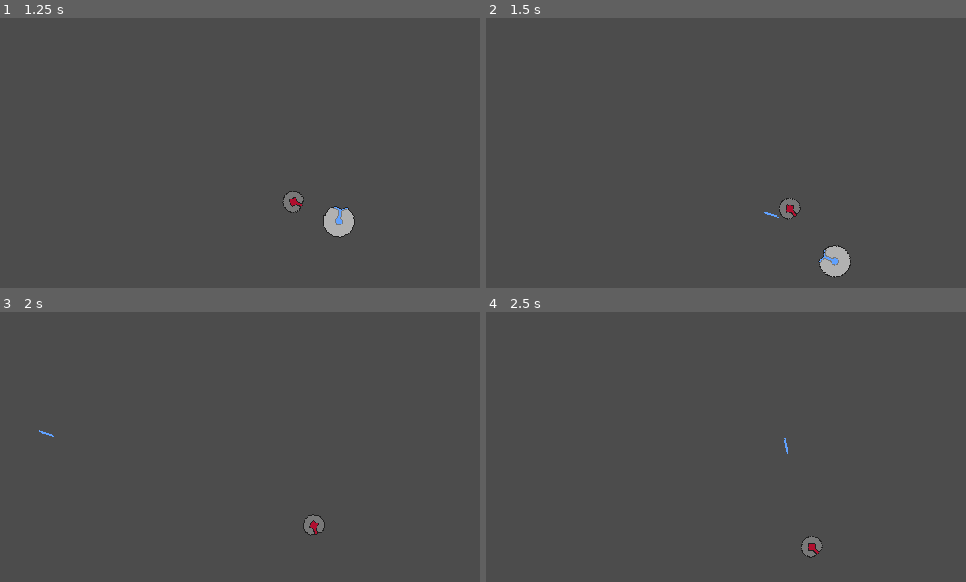
Above: before the commit, frames 1-4 (two rows, left to right).
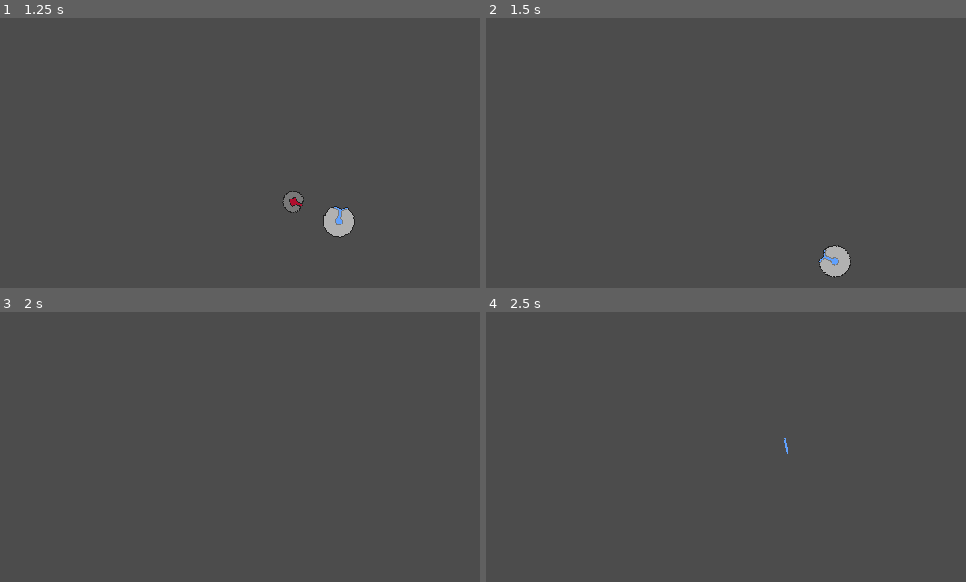
Above: after the commit, the same moments.

Repository: PKGaspi/ACMUPM-GameDevIntro
Game: Godot game, scene res://Main.tscn
Same seed, same stepped clock (60 frames per second), same inputs: the game is played once before the commit and once after it.
Inputs (mouse positions are in pixels of both pictures, inside the frame that each line leads up to):
- Up to frame 1 (1.25 s): move the mouse to (345, 139) at 0.52 s; press the mouse at (345, 139) at 0.53 s; hold D (move_right) from 0.53 s (still down)
- Up to frame 2 (1.5 s): move the mouse to (630, 166) at 1.27 s; release D (move_right) at 1.28 s; release the mouse at (630, 166) at 1.28 s; hold S (move_down) from 1.28 s (still down); click (630, 166) at 1.35 s
- Up to frame 3 (2 s): keep holding S (move_down)
- Up to frame 4 (2.5 s): move the mouse to (774, 387) at 2.02 s; release S (move_down) at 2.03 s; press the mouse at (774, 387) at 2.03 s; hold D (move_right) from 2.03 s (still down)

Frame 1 is identical in both runs. In frame 2, 0.3% of the frame differs, in the area x 57-66%, y 66-75%; in frame 3, 0.3%, in the area x 8-68%, y 43-83%; in frame 4, 0.3%.

Commit message:
Implemented collisions and hp

Diff:
--- a/Bullet.gd
+++ b/Bullet.gd
@@ -17,3 +17,9 @@
 func _on_VisibilityNotifier2D_screen_exited() -> void:
 	# La bala se ha salido de la pantalla.
 	queue_free() # Borrar esta instancia.
+
+
+func _on_Bullet_body_entered(body: Node) -> void:
+	if body.has_method("take_damage"):
+		body.take_damage()
+		queue_free()
--- a/Bullet.tscn
+++ b/Bullet.tscn
@@ -7,6 +7,8 @@
 extents = Vector2( 7, 1.5 )
 
 [node name="Bullet" type="Area2D"]
+collision_layer = 4
+collision_mask = 2
 script = ExtResource( 2 )
 
 [node name="Sprite" type="Sprite" parent="."]
@@ -17,4 +19,5 @@
 
 [node name="VisibilityNotifier2D" type="VisibilityNotifier2D" parent="."]
 rect = Rect2( -10, -2, 20, 4 )
+[connection signal="body_entered" from="." to="." method="_on_Bullet_body_entered"]
 [connection signal="screen_exited" from="VisibilityNotifier2D" to="." method="_on_VisibilityNotifier2D_screen_exited"]
--- a/Enemy.gd
+++ b/Enemy.gd
@@ -1,4 +1,6 @@
 extends KinematicBody2D
+
+var hp = 1
 
 const SPEED = 50 # Píxeles / segundo.
 
@@ -10,4 +12,17 @@
 		# Moverse hacia to_follow
 		var move_dir = global_position.direction_to(to_follow.global_position)
 		rotation = move_dir.angle()
-		move_and_collide(move_dir * SPEED * delta)
+		var collision = move_and_collide(move_dir * SPEED * delta)
+		if collision and to_follow.has_method("take_damage") and collision.collider == to_follow:
+			to_follow.take_damage()
+
+
+func take_damage():
+	hp -= 1
+	# Comprobar si me muero.
+	if hp <= 0:
+		die() # Me muero.
+
+
+func die():
+	queue_free() # Borrar de la escena principal.
--- a/Enemy.tscn
+++ b/Enemy.tscn
@@ -7,6 +7,8 @@
 radius = 11.0
 
 [node name="Enemy" type="KinematicBody2D"]
+collision_layer = 2
+collision_mask = 7
 script = ExtResource( 2 )
 
 [node name="Sprite" type="Sprite" parent="."]
--- a/Player.gd
+++ b/Player.gd
@@ -5,19 +5,11 @@
 # Cargar la escena de la bala.
 const BULLET = preload("res://Bullet.tscn")
 
-# Declare member variables here. Examples:
-# var a: int = 2
-# var b: String = "text"
 
+var hp = 3
+# Para acceder al nodo InvencibilityTimer.
+onready var _invencibility_timer = $InvencibilityTimer
 
-# Called when the node enters the scene tree for the first time.
-func _ready():
-	pass # Replace with function body.
-
-
-# Called every frame. 'delta' is the elapsed time since the previous frame.
-#func _process(delta: float):
-#	pass
 
 
 func _physics_process(delta: float):
@@ -47,3 +39,19 @@
 	bullet.position = position
 	# Añadir la bala como hijo del nodo padre.
 	get_parent().add_child(bullet)
+
+
+func take_damage():
+	# Comprobar si la nave es invencible.
+	if _invencibility_timer.is_stopped():
+		# No es invencible, recibir daño.
+		hp -= 1
+		# Iniciar temporizador de invencibilidad.
+		_invencibility_timer.start()
+		# Comprobar si me muero.
+		if hp <= 0:
+			die() # Me muero.
+
+
+func die():
+	queue_free() # Borrar de la escena principal.
--- a/Player.tscn
+++ b/Player.tscn
@@ -7,6 +7,7 @@
 radius = 16.0
 
 [node name="Player" type="KinematicBody2D"]
+collision_mask = 3
 script = ExtResource( 1 )
 
 [node name="Sprite" type="Sprite" parent="."]
@@ -14,3 +15,7 @@
 
 [node name="CollisionBox" type="CollisionShape2D" parent="."]
 shape = SubResource( 1 )
+
+[node name="InvencibilityTimer" type="Timer" parent="."]
+wait_time = 0.75
+one_shot = true
--- a/project.godot
+++ b/project.godot
@@ -81,6 +81,12 @@
  ]
 }
 
+[layer_names]
+
+2d_physics/layer_1="player"
+2d_physics/layer_2="enemy"
+2d_physics/layer_3="player_bullet"
+
 [rendering]
 
 environment/default_environment="res://default_env.tres"
Not shown, changed: notas.md
